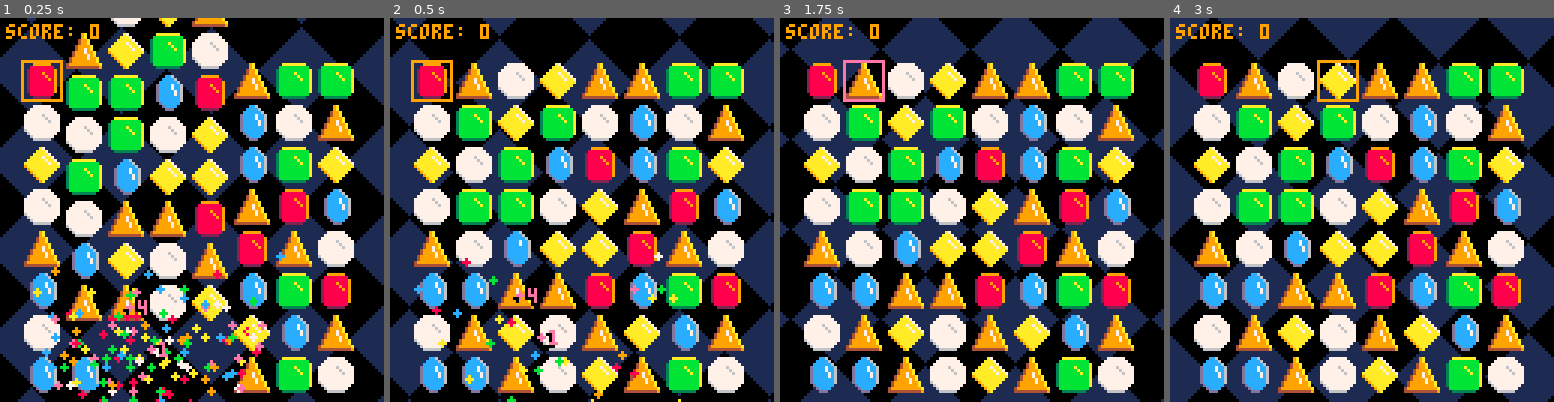
Above: before the commit, frames 1-4 (left to right).
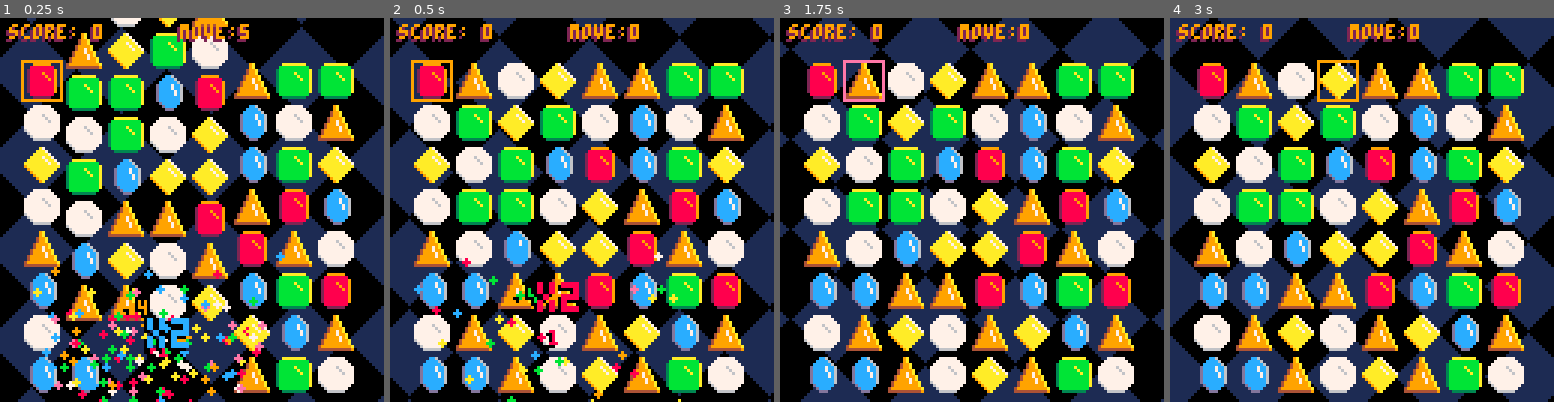
Above: after the commit, the same moments.

Repository: LuosRestil/pico8
Game: PICO-8 cartridge match3/match3.p8
The game is run twice, just before and just after one commit, with the same random seed, the same clock (stepped at 60 frames per second) and the same inputs.
Inputs:
- Up to frame 1 (0.25 s): no input
- Up to frame 2 (0.5 s): tap X (X key) at 0.33 s
- Up to frame 3 (1.75 s): tap O (Z key) at 0.7, 1.7 s; tap X (X key) at 1.07 s; hold Right from 1.6 s (still down)
- Up to frame 4 (3 s): tap X (X key) at 1.85, 2.97 s; release Right at 2.1 s; tap O (Z key) at 2.1, 2.5, 2.9 s; hold Up 2.15-2.42 s; hold Right from 2.47 s (still down)

The runs differ from the first frame. In frame 1, 2.0% of the frame differs, in the area x 1-65%, y 1-89%; in frame 2, 2.0%; in frame 3, 1.3%; in frame 4, 1.3%.

Commit message:
score display v1

Diff:
--- a/match3/match3.p8
+++ b/match3/match3.p8
@@ -21,6 +21,7 @@
 score=0
 mvscore=0
 mul=0
+max_move=0
 
 function _init()
 	init_jgrid()
@@ -52,7 +53,14 @@
 	end
 
 	animate()
-	match()
+	local did_match=match()
+	if
+		not are_jmoving() and
+		not did_match
+	then
+		score+=mvscore*mul
+		mvscore,mul=0,0
+	end
 	update_particles()
 end
 
@@ -279,6 +288,9 @@
 		local avgx=totx/#grp+padx
 		local avgy=toty/#grp+pady
 		add(txt,new_txt("+"..grpscr,avgx,avgy))
+		if mul>1 then
+			add(txt,new_txt("x"..mul,avgx,avgy,true))
+		end
 	end
 
 	--fill nils from above
@@ -306,6 +318,7 @@
 			jgrid[r][c]=nj
 		end
 	end
+	return #grps>0
 end
 
 function floodfill(r,c,seen)
@@ -451,21 +464,29 @@
 end
 
 function print_score()
-	print("score: 0",2,2,9)
+	print("score: "..score,2,3,2)
+	print("move:"..mvscore,59,3,2)
+	print("score: "..score,3,2,9)
+	print("move:"..mvscore,60,2,9)
+end
+
+function are_jmoving()
+	for row in all(jgrid) do
+		for j in all(row) do
+			if j.fall or j.swap then
+				return true
+			end
+		end
+	end
+	return false
 end
 -->8
 --todo
 --[[
-+ if nothing is falling and
-  nothing is swapping and
-  curr score same as last
-  score, then the streak breaks
-+ count pieces in each match
-  for scoring
-+ count chains
-+ scoring
-	- 3->1pt
-	- more->n pts
+
++ timer
++ message for new high mvscore
++ handle score overflow
 + title screen
 + reset board on no moves
 	- make all possible swaps,
@@ -498,7 +520,7 @@
 	return nj
 end
 
-local pclrs={7,8,9,10,11,12,14}
+pclrs={7,8,9,10,11,12,14}
 
 pmeta={
 	update=function(self)
@@ -529,6 +551,7 @@
 
 txtmeta={
 	draw=function(self)
+		self.clr=rnd(pclrs)
 		print(
 			self.val,
 			self.x-1,self.y+1,
@@ -542,13 +565,20 @@
 txtmeta.__index=txtmeta
 setmetatable(txtmeta,{__index=pmeta})
 
-function new_txt(val,x,y)
+function new_txt(val,x,y,lg)
+	if lg==nil then
+		lg=false
+	end
+	if lg then
+		val="\^t\^w"..val
+	end
 	local txt={
 		val=val,
+		lg=lg,
 		x=x,
 		y=y,
 		dx=0,
-		dy=-0.5,
+		dy=lg and -1.5 or -0.5,
 		ttl=30,
 		clr=14,
 		destroy=false
